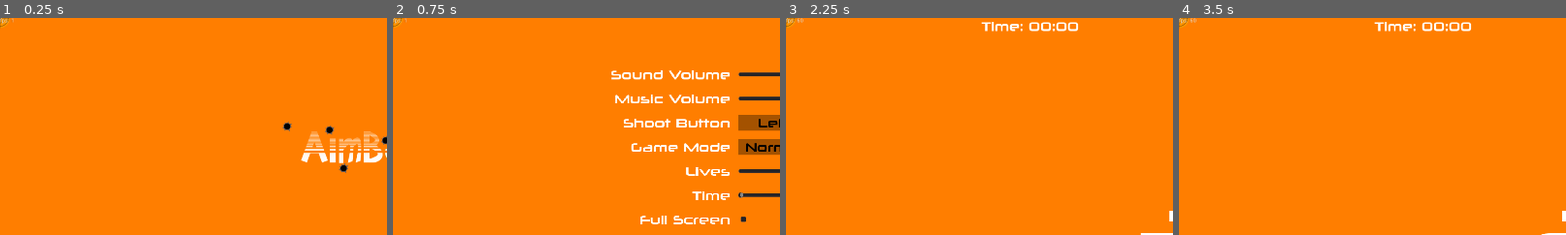
Above: before the commit, frames 1-4 (left to right).
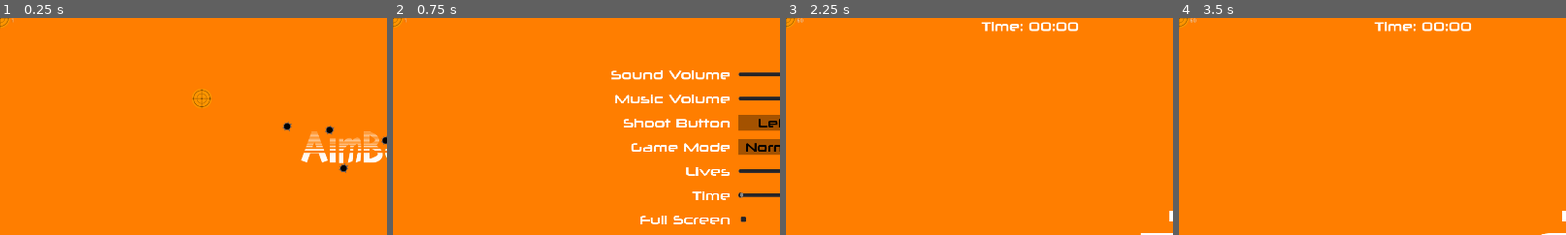
Above: after the commit, the same moments.

Repository: CasualYT31/aimbooster
Game: Godot game, scene res://scenes/Root.tscn
The game is run twice, just before and just after one commit, with the same random seed, the same clock (stepped at 60 frames per second) and the same inputs.
Inputs (mouse positions are % of the whole screen's width and height, from its top left):
- Up to frame 1 (0.25 s): no input
- Up to frame 2 (0.75 s): click "Settings" at 0.5 s
- Up to frame 3 (2.25 s): click "Back" at 1.25 s; click "Start Game" at 2 s
- Up to frame 4 (3.5 s): tap Enter at 2.75 s; move the mouse to (72, 45) at 2.77 s; click (72, 45) at 2.92 s
The pictures show only the part of the screen within x 0-50%, y 0-50%; the shares and areas given below are measured in that part.

The runs differ from the first frame. In frame 1, 0.2% of the frame differs, in the area x 0-55%, y 0-42%; in frame 2, less than 0.1%; in frame 3, less than 0.1%; in frame 4, less than 0.1%.

Commit message:
Menu switching now works on signals, project still a bit messy

Diff:
--- a/scenes/MainMenu.tscn
+++ b/scenes/MainMenu.tscn
@@ -7,6 +7,7 @@
 [ext_resource path="res://scenes/CopyrightLabel.tscn" type="PackedScene" id=5]
 [ext_resource path="res://graphical/ButtonStyles/ButtonNormal.stylebox" type="StyleBox" id=6]
 [ext_resource path="res://graphical/ButtonStyles/ButtonPressed.stylebox" type="StyleBox" id=7]
+[ext_resource path="res://scenes/Target.tscn" type="PackedScene" id=8]
 
 [sub_resource type="DynamicFont" id=1]
 size = 48
@@ -32,6 +33,7 @@
 [node name="MarginContainer" type="MarginContainer" parent="."]
 anchor_right = 1.0
 anchor_bottom = 1.0
+mouse_filter = 2
 custom_constants/margin_right = 120
 custom_constants/margin_top = 120
 custom_constants/margin_left = 120
@@ -45,10 +47,12 @@
 margin_top = 120.0
 margin_right = 1800.0
 margin_bottom = 960.0
+mouse_filter = 2
 
 [node name="CenterContainer" type="CenterContainer" parent="MarginContainer/VBoxContainer"]
 margin_right = 1680.0
 margin_bottom = 403.0
+mouse_filter = 2
 size_flags_vertical = 3
 
 [node name="TextureRect" type="TextureRect" parent="MarginContainer/VBoxContainer/CenterContainer"]
@@ -102,6 +106,9 @@
 margin_top = 814.0
 margin_right = 1680.0
 margin_bottom = 839.0
+
+[node name="Area2D" parent="." instance=ExtResource( 8 )]
+position = Vector2( 500, 200 )
 [connection signal="pressed" from="MarginContainer/VBoxContainer/VBoxContainer/StartGame" to="." method="_on_StartGame_pressed"]
 [connection signal="pressed" from="MarginContainer/VBoxContainer/VBoxContainer/Settings" to="." method="_on_Settings_pressed"]
 [connection signal="pressed" from="MarginContainer/VBoxContainer/VBoxContainer/EndGame" to="." method="_on_EndGame_pressed"]
--- /dev/null
+++ b/scenes/Root.gd
@@ -0,0 +1,16 @@
+extends Node2D
+
+
+# Declare member variables here. Examples:
+# var a = 2
+# var b = "text"
+
+
+# Called when the node enters the scene tree for the first time.
+func _ready():
+	pass # Replace with function body.
+
+
+# Called every frame. 'delta' is the elapsed time since the previous frame.
+#func _process(delta):
+#	pass
--- a/scenes/Root.tscn
+++ b/scenes/Root.tscn
@@ -1,9 +1,10 @@
-[gd_scene load_steps=5 format=2]
+[gd_scene load_steps=6 format=2]
 
 [ext_resource path="res://scripts/Root.gd" type="Script" id=1]
 [ext_resource path="res://graphical/1920x1080-orange-color-wheel-solid-color-background.jpg" type="Texture" id=2]
 [ext_resource path="res://audio/Mistake the Getaway.ogg" type="AudioStream" id=3]
 [ext_resource path="res://scenes/FPSCounter.tscn" type="PackedScene" id=4]
+[ext_resource path="res://scenes/Target.tscn" type="PackedScene" id=5]
 
 [node name="Root" type="Node"]
 pause_mode = 2
@@ -26,3 +27,5 @@
 }
 
 [node name="FPSCounter" parent="." instance=ExtResource( 4 )]
+
+[node name="Area2D" parent="." instance=ExtResource( 5 )]
--- a/scripts/Game.gd
+++ b/scripts/Game.gd
@@ -1,4 +1,7 @@
 extends Control
+
+# Signals
+signal open_main_menu
 
 # Classes
 var Statistics = preload("res://scripts/Statistics.gd")
@@ -237,7 +240,8 @@
 func _on_SettingsButton_pressed():
 	_makeAllVisible(false)
 	settingsMenu = load("res://scenes/SettingsMenu.tscn").instance()
-	settingsMenu.connect("go_back_to_game_menu", self, "_on_SettingsMenu_go_back_to_game_menu")
+	settingsMenu.limit = true
+	settingsMenu.connect("open_previous_menu", self, "_on_SettingsMenu_go_back_to_game_menu")
 	add_child(settingsMenu)
 
 func _on_SettingsMenu_go_back_to_game_menu():
@@ -245,7 +249,7 @@
 
 func _removeSettingsMenu():
 	remove_child(settingsMenu)
-	settingsMenu.free()
+	settingsMenu.queue_free()
 	# reload settings here
 	# we must ensure that certain settings remain the same,
 	# so temporarily store them now then apply them to the new settings object
@@ -264,4 +268,4 @@
 
 func _on_QuitButton_pressed():
 	get_tree().paused = false
-	Global.currentMenu = Global.Menu.MAIN
+	emit_signal("open_main_menu")
--- a/scripts/Global.gd
+++ b/scripts/Global.gd
@@ -1,49 +1,6 @@
 extends Node
 
-enum Menu {NONE, MAIN, SETTINGS, GAME, STATISTICS}
 enum TargetType {RED, ORANGE, YELLOW, GREEN, BLUE, PURPLE}
-
-export var currentMenu: int = Menu.NONE setget setCurrentMenu, getCurrentMenu
-export var previousMenu: int = Menu.NONE setget , getPreviousMenu
-var menuNode = null
-
-func setCurrentMenu(newval):
-	call_deferred("_switchToMenu", newval)
-
-func getCurrentMenu():
-	return currentMenu
-
-func getPreviousMenu():
-	return previousMenu
-
-# use call_deferred() to ensure that this method is called at a later time,
-# when deleting the current scene will be OK
-# please don't call this outside of this script file...
-# wish there was a way to enforce that but oh well... you can't have everything...
-func _switchToMenu(id):
-	var path = "res://scenes/"
-	match id:
-		Menu.MAIN:
-			path += "MainMenu.tscn"
-		Menu.SETTINGS:
-			path += "SettingsMenu.tscn"
-		Menu.GAME:
-			path += "GameMenu.tscn"
-		Menu.STATISTICS:
-			path += "StatisticsMenu.tscn"
-		_:
-			OS.alert("Invalid menu ID: " + str(id))
-			return
-	previousMenu = currentMenu
-	currentMenu = id
-	if (menuNode != null):
-		remove_child(menuNode)
-		menuNode.free()
-	menuNode = load(path).instance()
-	add_child(menuNode)
-	var test = load("res://scenes/Target.tscn").instance()
-	add_child(test)
-	# menuNode.raise() # not even sure if this is necessary anymore?
 
 func recallWindowPosition():
 	var file = File.new()
--- a/scripts/MainMenu.gd
+++ b/scripts/MainMenu.gd
@@ -1,10 +1,13 @@
 extends Control
 
+signal open_settings_menu
+signal open_game_menu
+
 func _on_StartGame_pressed():
-	Global.currentMenu = Global.Menu.GAME
+	emit_signal("open_game_menu")
 
 func _on_Settings_pressed():
-	Global.currentMenu = Global.Menu.SETTINGS
+	emit_signal("open_settings_menu")
 
 func _on_EndGame_pressed():
 	Global.retainWindowPosition()
--- a/scripts/Root.gd
+++ b/scripts/Root.gd
@@ -1,15 +1,61 @@
 extends Node
 
 var Settings = preload("res://scripts/Settings.gd")
+
+var MainMenuScene = preload("res://scenes/MainMenu.tscn")
+var SettingsScene = preload("res://scenes/SettingsMenu.tscn")
+var GameScene = preload("res://scenes/GameMenu.tscn")
 
 var tracker: bool = false
 onready var musicNode = get_node("BGM")
 onready var fpsNode = get_node("FPSCounter")
 
+var mainMenu
+var settingsMenu
+var gameMenu
+
+func _on_MainMenu_open_settings_menu():
+	_close(mainMenu)
+	_openSettingsMenu()
+
+func _on_MainMenu_open_game_menu():
+	_close(mainMenu)
+	_openGameMenu()
+
+func _on_SettingsMenu_open_previous_menu():
+	_close(settingsMenu)
+	_openMainMenu()
+
+func _on_GameMenu_open_main_menu():
+	_close(gameMenu)
+	_openMainMenu()
+
 func _ready():
 	Global.recallWindowPosition()
-	Global.currentMenu = Global.Menu.MAIN
 	randomize()
+	_openMainMenu()
+
+func _close(menu):
+	remove_child(menu)
+	menu.queue_free()
+
+func _openMainMenu():
+	mainMenu = MainMenuScene.instance()
+	mainMenu.connect("open_settings_menu", self, "_on_MainMenu_open_settings_menu")
+	mainMenu.connect("open_game_menu", self, "_on_MainMenu_open_game_menu")
+	add_child(mainMenu)
+	print_tree()
+
+func _openSettingsMenu():
+	settingsMenu = SettingsScene.instance()
+	settingsMenu.limit = false
+	settingsMenu.connect("open_previous_menu", self, "_on_SettingsMenu_open_previous_menu")
+	add_child(settingsMenu)
+
+func _openGameMenu():
+	gameMenu = GameScene.instance()
+	gameMenu.connect("open_main_menu", self, "_on_GameMenu_open_main_menu")
+	add_child(gameMenu)
 
 # manages background music continuously.
 # there is a danger that alert dialogs will be produced continuously
--- a/scripts/SettingsMenu.gd
+++ b/scripts/SettingsMenu.gd
@@ -1,6 +1,8 @@
 extends Control
 
-signal go_back_to_game_menu
+signal open_previous_menu
+
+export var limit := false
 
 var Settings = preload("res://scripts/Settings.gd")
 
@@ -25,14 +27,7 @@
 	firstFullscreenPress = false
 	get_node("MarginContainer/VBoxContainer/GridContainer/FPSCounterButton").pressed = settings.fpsCounter
 	firstFPSCounterPress = false
-	# if coming from the game menu, we need to DISABLE certain setting controls
-	# I've used CURRENT menu, not PREVIOUS menu, because I realised that if we
-	# switched to the settings menu from the games menu using Global.setCurrentMenu(),
-	# then the state of the game would be lost, which we don't want
-	# instead we can instance this settings menu from the games menu and retain game state
-	# this means that Global "thinks" we are still in the game menu, so currentMenu is used
-	# please also see _on_BackButton_pressed()
-	if (Global.currentMenu == Global.Menu.GAME):
+	if (limit):
 		get_node("MarginContainer/VBoxContainer/GridContainer/ModeContainer/ModeNormal").disabled = true
 		get_node("MarginContainer/VBoxContainer/GridContainer/ModeContainer/ModeEnemy").disabled = true
 		get_node("MarginContainer/VBoxContainer/GridContainer/Lives").editable = false
@@ -93,14 +88,7 @@
 		get_node("MarginContainer/VBoxContainer/GridContainer/TimeValueLabel").text = str(settings.time) + (" min" if settings.time == 1 else " mins")
 
 func _on_BackButton_pressed():
-	if (Global.currentMenu == Global.Menu.GAME):
-		# send some signal or something which the game scene listens for:
-		# sending this signal should signify that the instanced settings menu
-		# is to be destroyed
-		# please also see _ready()
-		emit_signal("go_back_to_game_menu")
-	else:
-		Global.currentMenu = Global.previousMenu
+	emit_signal("open_previous_menu")
 
 func _on_SoundVolume_value_changed(value):
 	settings.soundVolume = value
Not shown: 1 places in scenes/MainMenu.tscn that only renumber resources
